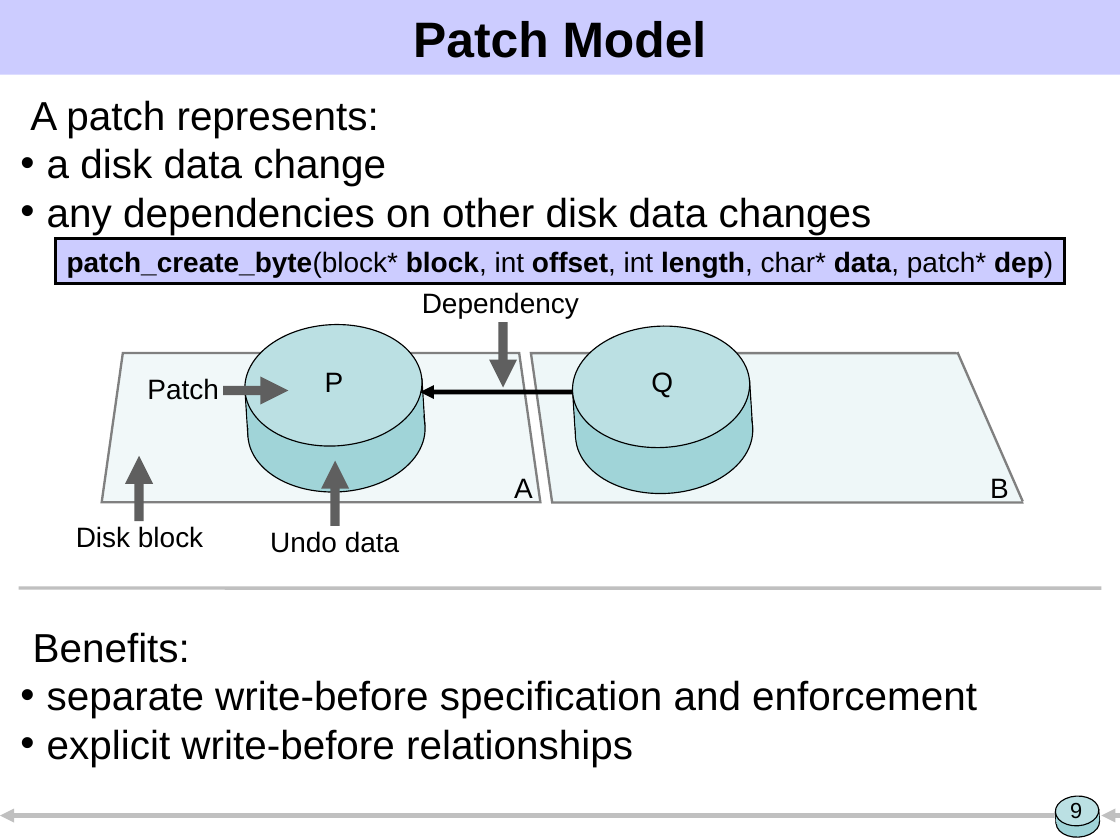
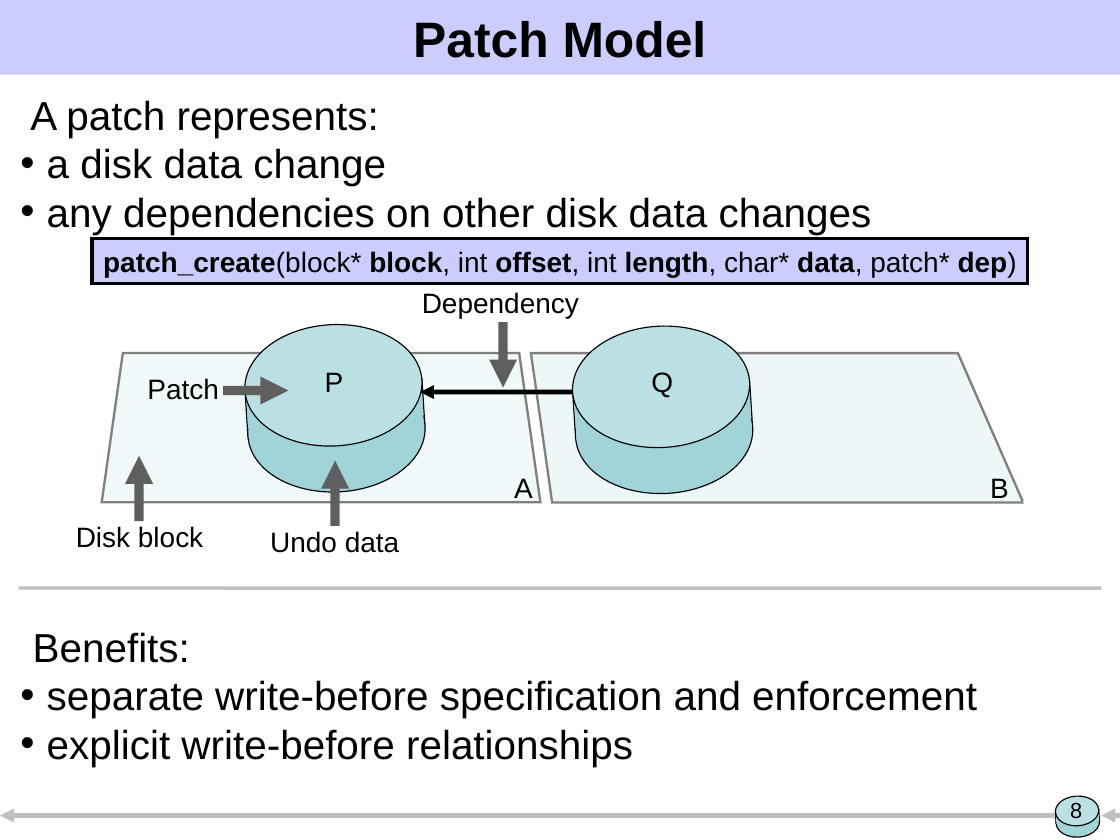
Before and after one commit to ucla-readable/fstitch-doc, a slide deck: slide 8 of sosp/pres.ppt (slide 9 before the commit). Drawn at 1120x840 pixels with LibreOffice and Linux fonts; fonts in the diff are those of the drawing. Boxes give left, top, right and bottom in pixels: in the first picture for what was removed or moved away, otherwise in the second. Text is boxed around its words. In the diff, an @@ line names an element or a change of style, - is before the commit and + after.

```diff
--- a/sosp/pres.ppt
+++ b/sosp/pres.ppt
@@ rectangle "patch_create(block* block, int offset, int ...": place and size @@
-rectangle "patch_create(block* block, int offset, int ..." at bbox=[56, 239, 1065, 283]
+rectangle "patch_create(block* block, int offset, int ..." at bbox=[92, 239, 1027, 283]
@@ text in rectangle at bbox=[103, 251, 1017, 277]: text changed @@
-patch_create_byte(block* block, int offset, int length, char* data, patch* dep)
+patch_create(block* block, int offset, int length, char* data, patch* dep)
@@ page number at bbox=[1070, 803, 1082, 819]: text changed @@
-9
+8
```
Also in this commit, not shown: 16 other slides changed, 1 slide added, 1 slide removed.
